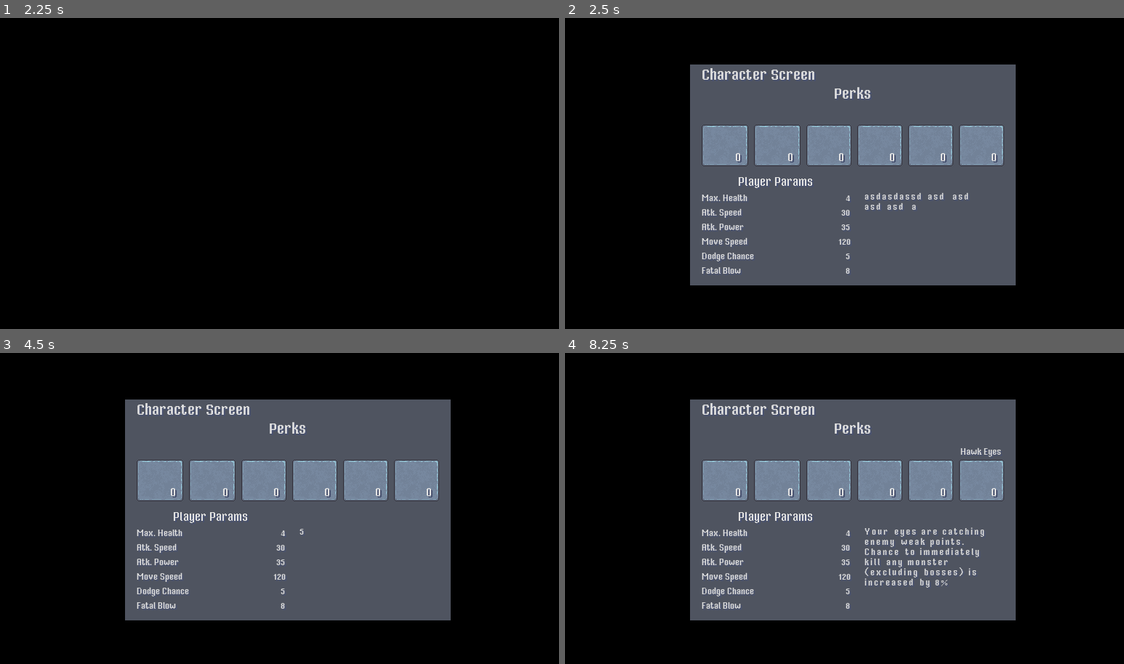
Above: before the commit, frames 1-4 (two rows, left to right).
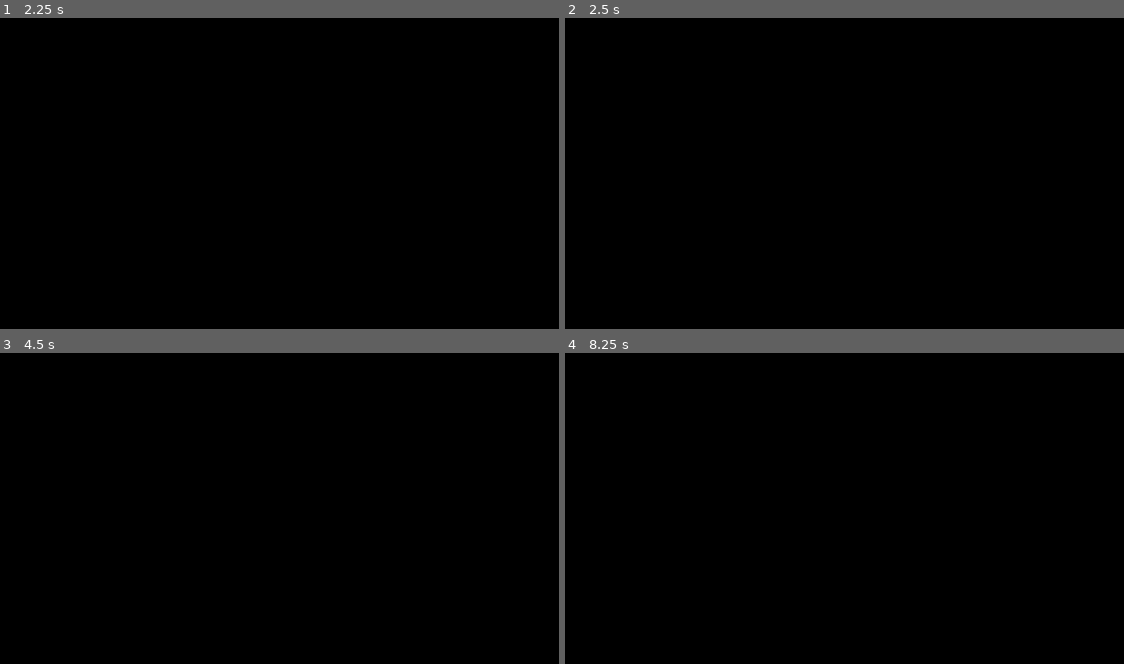
Above: after the commit, the same moments.

Repository: icherevatyi/IzoHeroes
Game: Godot game, scene res://src/02_scenes/01_UI/03_Menus/Menu.tscn
Two runs of this game, one before a commit and one after it. Both use one fixed random seed, a clock stepped at 60 frames per second and the inputs below.
Inputs (mouse positions are in pixels of both pictures, inside the frame that each line leads up to):
- Up to frame 1 (2.25 s): click "Options" at 0.5 s; click "New Game" at 1.25 s; tap Enter at 2 s; move the mouse to (413, 157) at 2.02 s; press the mouse at (413, 157) at 2.03 s; hold D (move_right) from 2.03 s (still down)
- Up to frame 2 (2.5 s): keep holding D (move_right); tap C (view_stats) at 2.3 s
- Up to frame 3 (4.5 s): tap Space at 2.75, 4.25 s; move the mouse to (173, 524) at 2.77 s; release D (move_right) at 2.78 s; release the mouse at (173, 524) at 2.78 s; hold S (move_down) 2.78-3.53 s; tap C (view_stats) at 2.85, 3.8 s; click (173, 524) at 3.05 s; tap Enter at 3.5 s; move the mouse to (346, 436) at 3.52 s; press the mouse at (346, 436) at 3.53 s; hold D (move_right) 3.53-4.28 s; move the mouse to (257, 573) at 4.27 s; release the mouse at (257, 573) at 4.28 s; hold W (move_up) from 4.28 s (still down); tap Q (use_item) at 4.35 s
- Up to frame 4 (8.25 s): click (822, 573) at 4.55 s; tap Enter at 5 s; move the mouse to (1028, 558) at 5.02 s; release W (move_up) at 5.03 s; hold C (view_stats) 5.03-5.78 s; hold A (move_left) 5.03-6.53 s; tap Space at 5.75 s; move the mouse to (676, 458) at 5.77 s; click (676, 458) at 5.85 s; move the mouse to (883, 508) at 6.52 s; hold S (move_down) 6.53-7.28 s; hold C (view_stats) 6.53-7.28 s; move the mouse to (766, 427) at 7.27 s; hold D (move_right) 7.28-8.03 s; click (766, 427) at 7.35 s; move the mouse to (978, 492) at 8.02 s; hold W (move_up) from 8.03 s (still down); hold Q (use_item) from 8.03 s (still down)

Frame 1 is identical in both runs. In frame 2, 41% of the frame differs, in the area x 22-81%, y 14-86%; in frame 3, 41%; in frame 4, 41%.
Error in both runs: Trying to assign value of type 'Viewport' to a variable of type 'Node2D'. (res://src/02_scenes/01_UI/01_Elements/03_Backdrop/Backdrop.gd:4)

Commit message:
fixed save-load bug, fixed char screen overlap issue

Diff:
--- a/project.godot
+++ b/project.godot
@@ -22,13 +22,12 @@
 [autoload]
 
 Lists="*res://src/03_global_scripts/Lists.gd"
+PlayerStats="*res://src/03_global_scripts/PlayerStats.gd"
 SaveLoad="*res://src/03_global_scripts/SaveLoad.gd"
-PlayerStats="*res://src/03_global_scripts/PlayerStats.gd"
 ResourceStorage="*res://src/03_global_scripts/ResourceStorage.gd"
 Global="*res://src/03_global_scripts/Global.gd"
 Backdrop="*res://src/02_scenes/01_UI/01_Elements/03_Backdrop/Backdrop.tscn"
 LvlSummary="*res://src/02_scenes/01_UI/01_Elements/04_LvlSummary/LvlSummary.tscn"
-CharacterSheet="*res://src/02_scenes/01_UI/05_CharacterSheet/CharacterSheet.tscn"
 
 [display]
 
--- a/save_file.cfg
+++ b/save_file.cfg
@@ -1,5 +1,93 @@
 [Player]
 
-HealthCurrent=5
-CoinsCurrent=26
-PotionsCurrent=2
+HealthCurrent=4
+CoinsCurrent=0
+PotionsCurrent=0
+CurrentStats={
+0: {
+"base_value": 4,
+"description": "0",
+"title": "Max. Health",
+"type": "max_health",
+"value": 4
+},
+1: {
+"base_value": 30,
+"description": "1",
+"title": "Atk. Speed",
+"type": "attack_speed",
+"value": 30
+},
+2: {
+"base_value": 35.0,
+"description": "2",
+"title": "Atk. Power",
+"type": "attack_power",
+"value": 35.0
+},
+3: {
+"base_value": 5.0,
+"description": "3",
+"title": "Dodge Chance",
+"type": "dodge_chance",
+"value": 5.0
+},
+4: {
+"base_value": 8.0,
+"description": "4",
+"title": "Fatal Blow",
+"type": "instakill_chance",
+"value": 8.0
+},
+5: {
+"base_value": 120.0,
+"description": "5",
+"title": "Move Speed",
+"type": "movement_speed",
+"value": 120.0
+}
+}
+AquiredPerks={
+0: {
+"description": "Your adventures made you sturdier, from now on foes will have much harder time killing you. Increased maximum health by 1.",
+"perk_lvl": 0,
+"title": "Fortitude",
+"type": "max_health",
+"value": 1
+},
+1: {
+"description": "You became stronger, your attack is now 15% more devastating.",
+"perk_lvl": 0,
+"title": "Strike Power",
+"type": "attack_power",
+"value": 0.15
+},
+2: {
+"description": "Using new technicks, you can strike faster, slising enemies to salad. Attack speed increased by 10%",
+"perk_lvl": 0,
+"title": "Swing Speed",
+"type": "attack_speed",
+"value": 0.1
+},
+3: {
+"description": "Light footed means alive. Movement speed is increased by 5%",
+"perk_lvl": 0,
+"title": "Light Footed",
+"type": "movement_speed",
+"value": 0.05
+},
+4: {
+"description": "Your combat experience allows you to avoid enemy damage. Chance to evade any incoming attack is increased by 15%",
+"perk_lvl": 0,
+"title": "Combat Luck",
+"type": "dodge_chance",
+"value": 0.15
+},
+5: {
+"description": "Your eyes are catching enemy weak points. Chance to immediately kill any monster (excluding bosses) is increased by 12%",
+"perk_lvl": 0,
+"title": "Hawk Eyes",
+"type": "instakill_chance",
+"value": 0.12
+}
+}
--- a/src/02_scenes/01_UI/01_Elements/03_Backdrop/Backdrop.tscn
+++ b/src/02_scenes/01_UI/01_Elements/03_Backdrop/Backdrop.tscn
@@ -28,6 +28,7 @@
 [node name="ColorRect" type="ColorRect" parent="."]
 anchor_right = 1.0
 anchor_bottom = 1.0
+mouse_filter = 2
 color = Color( 0, 0, 0, 1 )
 __meta__ = {
 "_edit_use_anchors_": false
--- a/src/02_scenes/01_UI/01_Elements/04_LvlSummary/LvlSummary.tscn
+++ b/src/02_scenes/01_UI/01_Elements/04_LvlSummary/LvlSummary.tscn
@@ -11,6 +11,7 @@
 font_data = SubResource( 1 )
 
 [node name="LvlSummary" type="CanvasLayer"]
+pause_mode = 2
 layer = 4
 script = ExtResource( 1 )
 
@@ -24,6 +25,7 @@
 grow_horizontal = 2
 grow_vertical = 2
 rect_clip_content = false
+mouse_filter = 2
 theme = ExtResource( 2 )
 bbcode_enabled = true
 scroll_active = false
@@ -34,6 +36,7 @@
 [node name="LvlEndScreen" type="VBoxContainer" parent="."]
 anchor_right = 1.0
 anchor_bottom = 1.0
+mouse_filter = 2
 __meta__ = {
 "_edit_use_anchors_": false
 }
@@ -61,6 +64,7 @@
 margin_top = 38.0
 margin_right = 400.0
 margin_bottom = 152.0
+mouse_filter = 2
 size_flags_horizontal = 3
 size_flags_vertical = 3
 alignment = 1
--- a/src/02_scenes/01_UI/03_Menus/02_PerkButton/PerkButton.tscn
+++ b/src/02_scenes/01_UI/03_Menus/02_PerkButton/PerkButton.tscn
@@ -15,6 +15,7 @@
 [node name="PerkButton" type="VBoxContainer"]
 margin_right = 96.0
 margin_bottom = 120.0
+mouse_filter = 2
 size_flags_horizontal = 3
 size_flags_vertical = 3
 script = ExtResource( 2 )
--- a/src/02_scenes/01_UI/05_CharacterSheet/01_CharacterParam/ParamItem.gd
+++ b/src/02_scenes/01_UI/05_CharacterSheet/01_CharacterParam/ParamItem.gd
@@ -1,13 +1,15 @@
 extends HBoxContainer
 
 var param_id: int
+
+onready var sheet: Control = get_node("../../../../../../")
 
 signal send_item_id(id)
 signal clear_item_id
 
 func _ready() -> void:
-	_connect_signal("send_item_id", CharacterSheet, "_on_param_id_received")
-	_connect_signal("clear_item_id", CharacterSheet, "_on_item_id_cleared")
+	_connect_signal("send_item_id", sheet, "_on_param_id_received")
+	_connect_signal("clear_item_id", sheet, "_on_item_id_cleared")
 
 
 
--- a/src/02_scenes/01_UI/05_CharacterSheet/02_PerkItem/PerkItem.gd
+++ b/src/02_scenes/01_UI/05_CharacterSheet/02_PerkItem/PerkItem.gd
@@ -1,14 +1,16 @@
 extends Control
 
 var perk_id: int
+
+onready var sheet: Control = get_node("../../../../../")
 
 signal send_item_id(id)
 signal clear_item_id
 
 
 func _ready() -> void:
-	_connect_signal("send_item_id", CharacterSheet, "_on_perk_id_received")
-	_connect_signal("clear_item_id", CharacterSheet, "_on_item_id_cleared")
+	_connect_signal("send_item_id", sheet, "_on_perk_id_received")
+	_connect_signal("clear_item_id", sheet, "_on_item_id_cleared")
 
 
 func init(title: String, perk_lvl: int, id: int) -> void:
--- a/src/02_scenes/01_UI/05_CharacterSheet/CharacterSheet.gd
+++ b/src/02_scenes/01_UI/05_CharacterSheet/CharacterSheet.gd
@@ -1,4 +1,4 @@
-extends CanvasLayer
+extends Control
 
 var param_scene: PackedScene = preload("res://src/02_scenes/01_UI/05_CharacterSheet/01_CharacterParam/ParamItem.tscn")
 var perk_scene: PackedScene = preload("res://src/02_scenes/01_UI/05_CharacterSheet/02_PerkItem/PerkItem.tscn")
@@ -13,31 +13,22 @@
 onready var description_box: RichTextLabel = $CharacterSheetBody/StatsPanel/BottomSection/Description/DescriptionBox
 
 func _ready() -> void:
-	body.set_visible(false)
 	load_param_sheet()
 	load_perk_grid()
 
 
-func _clear_children(node_var) -> bool:
-	for child in node_var.get_children():
-		child.queue_free()
-	if node_var.get_children().size() == 0:
-		return true
-	else:
-		return false
-
 
 func load_param_sheet() -> void:
-	var _response_value = _clear_children(params_container)
 	var param_instance
 	for param in params.keys():
 		param_instance = param_scene.instance()
 		param_instance.init(params[param].title, str(params[param].value), int(param))
 		params_container.add_child(param_instance)
+#
+#		print(params[param].title, ": ", params[param].value)
 
 
 func load_perk_grid() -> void:
-	var _response_value = _clear_children(perk_container)
 	var perk_instance
 	for perk in perks.keys():
 		perk_instance = perk_scene.instance()
--- a/src/02_scenes/01_UI/05_CharacterSheet/CharacterSheet.tscn
+++ b/src/02_scenes/01_UI/05_CharacterSheet/CharacterSheet.tscn
@@ -33,9 +33,16 @@
 extra_spacing_char = 1
 font_data = SubResource( 7 )
 
-[node name="CharacterSheet" type="CanvasLayer"]
-layer = 4
+[node name="CharacterSheet" type="Control"]
+anchor_left = 0.5
+anchor_top = 0.5
+anchor_right = 0.5
+anchor_bottom = 0.5
+mouse_filter = 1
 script = ExtResource( 2 )
+__meta__ = {
+"_edit_use_anchors_": false
+}
 
 [node name="CharacterSheetBody" type="Control" parent="."]
 anchor_left = 0.5
--- a/src/02_scenes/01_UI/HUD.gd
+++ b/src/02_scenes/01_UI/HUD.gd
@@ -2,6 +2,7 @@
 
 var heart_point: PackedScene = preload("res://src/02_scenes/01_UI/01_Elements/01_PlayerHealthIcon/Heart.tscn")
 var notification_message: PackedScene = preload("res://src/02_scenes/01_UI/01_Elements/Notification/PickupNotification.tscn")
+var char_sheet: PackedScene = preload("res://src/02_scenes/01_UI/05_CharacterSheet/CharacterSheet.tscn")
 
 var is_stat_screen_shown: bool = false
 
@@ -23,6 +24,12 @@
 	_display_starting_amount("gold_coins", ResourceStorage.player_data.coins_count)
 	_display_starting_amount("healing_bottle", ResourceStorage.player_data.healing_pots_count)
 
+
+func toggle_char_sheet() -> void:
+	if ui_parent.has_node("CharacterSheet"):
+		ui_parent.get_node("CharacterSheet").queue_free()
+	else:
+		ui_parent.add_child(char_sheet.instance())
 
 
 func notify_pickup(item, amount) -> void:
--- a/src/02_scenes/01_UI/HUD.tscn
+++ b/src/02_scenes/01_UI/HUD.tscn
@@ -18,6 +18,7 @@
 region = Rect2( 18, 0, 11, 22 )
 
 [node name="HUD" type="CanvasLayer"]
+layer = 2
 script = ExtResource( 1 )
 
 [node name="Control" type="Control" parent="."]
@@ -27,6 +28,7 @@
 margin_top = 5.0
 margin_right = -5.0
 margin_bottom = -5.0
+mouse_filter = 1
 __meta__ = {
 "_edit_use_anchors_": false
 }
--- a/src/02_scenes/02_Characters/01_Player/Player.gd
+++ b/src/02_scenes/02_Characters/01_Player/Player.gd
@@ -78,7 +78,7 @@
 				pass
 
 		if event.is_action_pressed("view_stats"):
-			CharacterSheet.get_node("CharacterSheetBody").visible = !CharacterSheet.get_node("CharacterSheetBody").visible
+			HUD.toggle_char_sheet()
 
 		if event.is_pressed() == false:
 			match idle_timer.is_stopped():
--- a/src/02_scenes/02_Characters/01_Player/Player.tscn
+++ b/src/02_scenes/02_Characters/01_Player/Player.tscn
@@ -193,7 +193,7 @@
 texture = SubResource( 1 )
 vframes = 4
 hframes = 6
-frame = 2
+frame = 1
 __meta__ = {
 "_editor_description_": ""
 }
--- a/src/03_global_scripts/Global.gd
+++ b/src/03_global_scripts/Global.gd
@@ -67,10 +67,18 @@
 
 func start_game() -> void:
 	ResourceStorage.player_data =  ResourceStorage.player_original_data
+	_reset_params()
 	is_game_started = true
 	is_paused = false
 	get_tree().paused = false
 	_scene_change_value = get_tree().change_scene("res://src/02_scenes/03_Locations/02_Dungeon_Scenes/Dungeon.tscn")
+
+
+func _reset_params() -> void:
+	for param in PlayerStats.perk_list:
+		PlayerStats.perk_list[param].perk_lvl = 0
+	for param in PlayerStats.stats_list:
+		PlayerStats.stats_list[param].value = PlayerStats.stats_list[param].base_value
 
 
 func load_game() -> void:
--- a/src/03_global_scripts/PlayerStats.gd
+++ b/src/03_global_scripts/PlayerStats.gd
@@ -85,8 +85,8 @@
 	5: {
 		"title": "Hawk Eyes",
 		"type": "instakill_chance",
-		"description": "Your eyes are catching enemy weak points. Chance to immediately kill any monster (excluding bosses) is increased by 8%",
-		"value": 0.08,
+		"description": "Your eyes are catching enemy weak points. Chance to immediately kill any monster (excluding bosses) is increased by 12%",
+		"value": 0.12,
 		"perk_lvl": 0,
 	}
 }
@@ -101,6 +101,3 @@
 				stats_list[list_item].value += int(round((stats_list[list_item].base_value * perk_list[index].value)))
 
 	perk_list[index].perk_lvl += 1
-
-	CharacterSheet.load_param_sheet()
-	CharacterSheet.load_perk_grid()
--- a/src/03_global_scripts/ResourceStorage.gd
+++ b/src/03_global_scripts/ResourceStorage.gd
@@ -6,12 +6,10 @@
 	"health_current" : 4,
 	"coins_count": 0,
 	"healing_pots_count": 0,
-	"player_stats": PlayerStats.stats_list,
 }
 
 var player_data: Dictionary = {
 	"health_current" : 4,
 	"coins_count": 0,
 	"healing_pots_count": 0,
-	"player_stats": PlayerStats.stats_list,
 }
--- a/src/03_global_scripts/SaveLoad.gd
+++ b/src/03_global_scripts/SaveLoad.gd
@@ -10,6 +10,9 @@
 	config.set_value("Player", "HealthCurrent", ResourceStorage.player_data.health_current)
 	config.set_value("Player", "CoinsCurrent", ResourceStorage.player_data.coins_count)
 	config.set_value("Player", "PotionsCurrent", ResourceStorage.player_data.healing_pots_count)
+	config.set_value("Player", "CurrentStats", PlayerStats.stats_list)
+	config.set_value("Player", "AquiredPerks", PlayerStats.perk_list)
+
 	_save_response = config.save(save_path)
 
 
@@ -17,4 +20,5 @@
 	_load_response = config.load(save_path)
 	ResourceStorage.player_data.health_current = config.get_value("Player", "HealthCurrent", ResourceStorage.player_data.health_current)
 	ResourceStorage.player_data.coins_count = config.get_value("Player", "CoinsCurrent", ResourceStorage.player_data.coins_count)
-	ResourceStorage.player_data.healing_pots_count = config.get_value("Player", "PotionsCurrent", ResourceStorage.player_data.healing_pots_count)
+	PlayerStats.stats_list = config.get_value("Player", "CurrentStats", PlayerStats.stats_list)
+	PlayerStats.perk_list = config.get_value("Player", "AquiredPerks", PlayerStats.perk_list)
